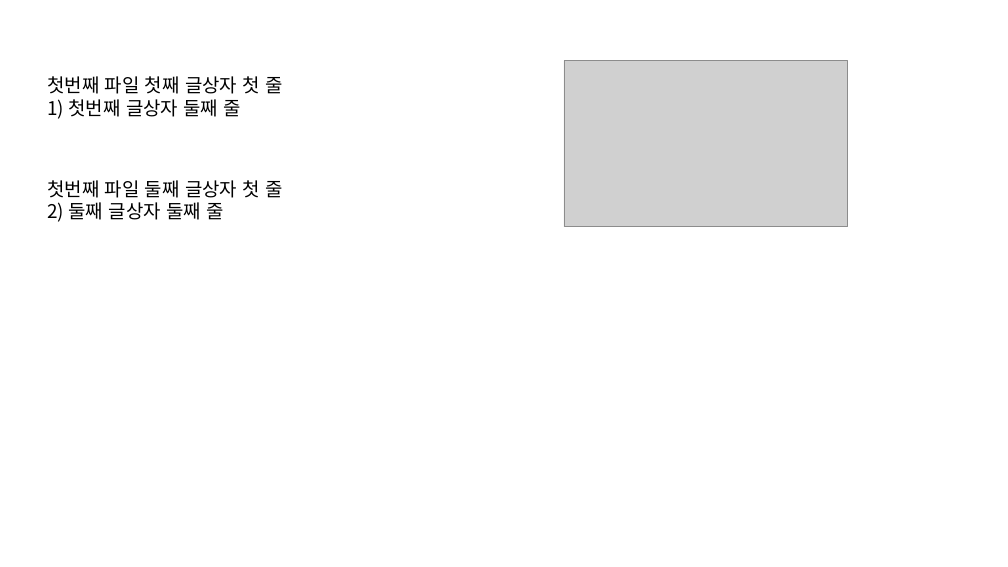
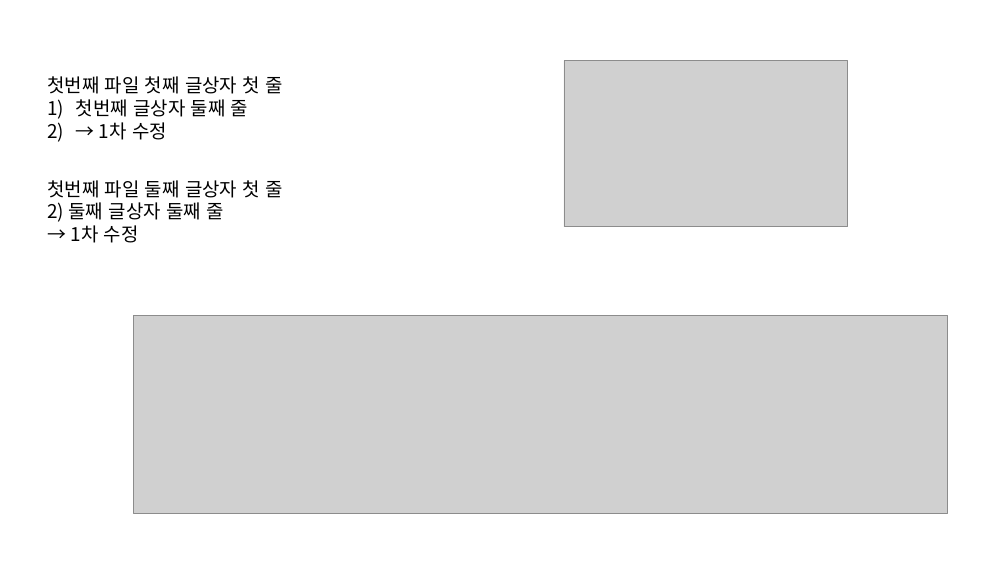
Before and after one commit to dandyas/pjt_1st, a slide deck: slide 2 of Github 연습.pptx. Drawn at 1008x567 pixels with LibreOffice and Linux fonts; fonts in the diff are those of the drawing; grey boxes stand for pictures. Boxes give left, top, right and bottom in pixels: in the first picture for what was removed or moved away, otherwise in the second. Text is boxed around its words. In the diff, an @@ line names an element or a change of style, - is before the commit and + after.

Commit message:
dandy: 여러 형식 파일 local에서 수정하고 commit&push실험

```diff
--- a/Github 연습.pptx
+++ b/Github 연습.pptx
@@ text at box(76, 99, 248, 140): text changed @@
-1) 첫번째 글상자 둘째 줄
+1) 첫번째 글상자 둘째 줄
+2) → 1차 수정
@@ text at box(71, 225, 139, 243): paragraph added @@
+→ 1차 수정
@@ picture added at box(134, 315, 948, 513) @@
```
Also in this commit, not shown: 1 other slide changed, 1 slide added, 5 other files.
